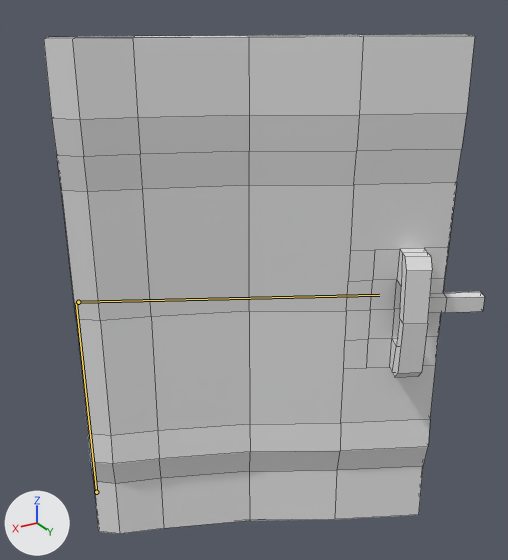
Before and after pictures for a commit that changed the FBX model MultiplayerBase/Assets/New Assets/SheddoorFINALCLOSE.fbx.
Camera for both pictures: a 50 mm camera at (17.52, 38.45, 9.77) aimed at (7.6, 21.92, 1.51). Lighting does not change. The marker at lower left points along +X, +Y and +Z. The picture after the commit comes second. Both versions are drawn at frame 1 of the action 'Armature|Cube.003Action'; the numbers are the values there. The bones that change, and the others that lie on the model, are drawn over the model as lines. Mesh edges are drawn as thin lines.
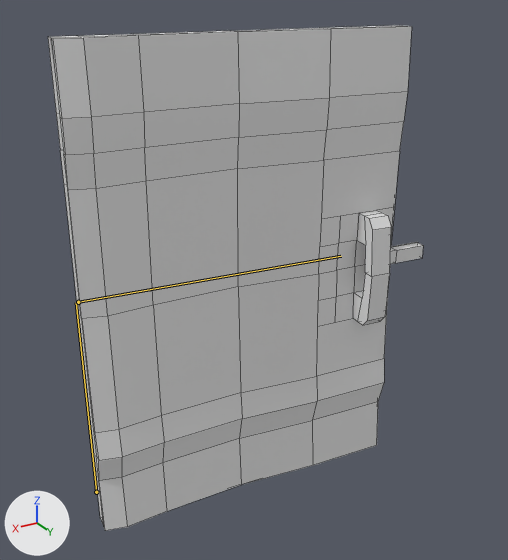
Patch to the scene script:
```diff
--- a/MultiplayerBase/Assets/New Assets/SheddoorFINALCLOSE.fbx.py
+++ b/MultiplayerBase/Assets/New Assets/SheddoorFINALCLOSE.fbx.py
@@ bone_bone_001 @@
 bone_bone_001 = bpy.data.objects['Armature'].pose.bones['Bone.001']  # child of 'Bone'
-bone_bone_001.rotation_quaternion = (0.973, -0.232, 0.0, -0.011)  # degrees (-27, 0, -1)
+bone_bone_001.rotation_quaternion = (0.999, -0.048, 0.0, -0.002)  # degrees (-6, 0, 0)
```

Location of each change, [x1, y1, x2, y2] in pixels of the pictures (508 x 560 px):
'Cube.005', posed (15% narrower): before [44, 34, 485, 534]; after [48, 25, 423, 531]
bone 'Bone.001', root to tip: before (78, 302) to (379, 295); after (78, 302) to (341, 256)
